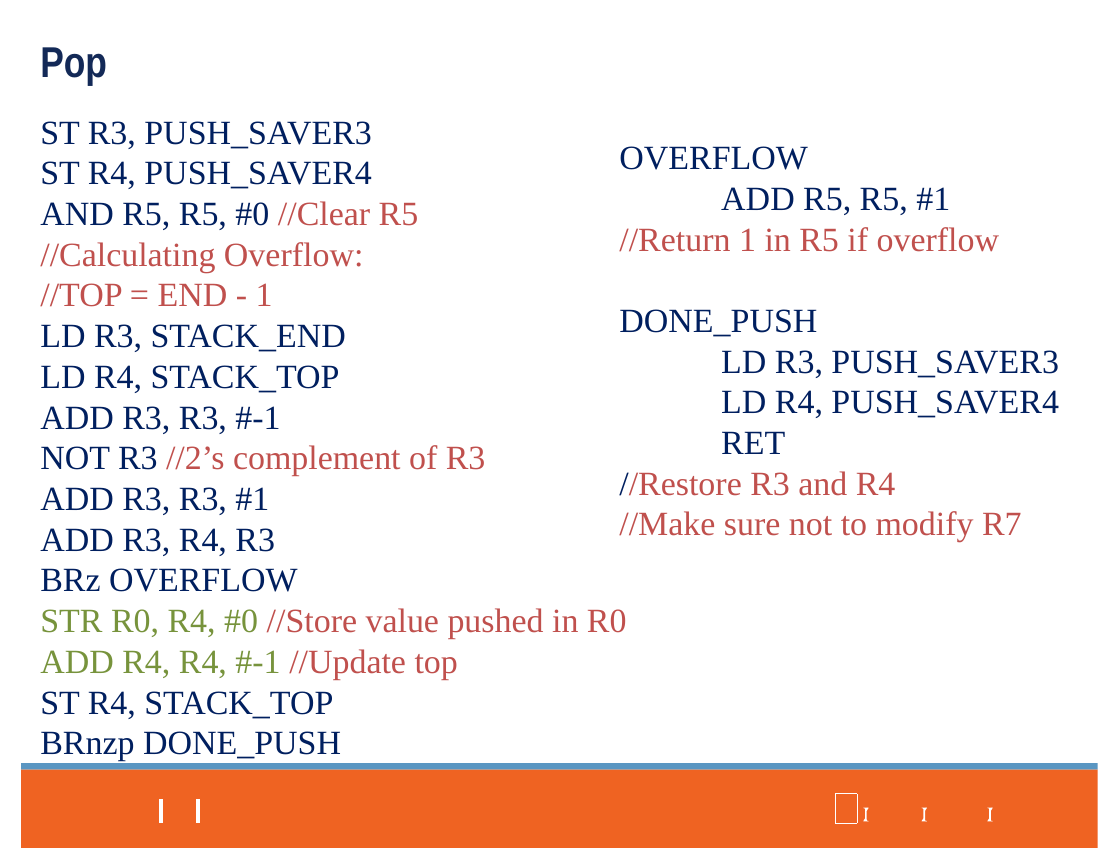
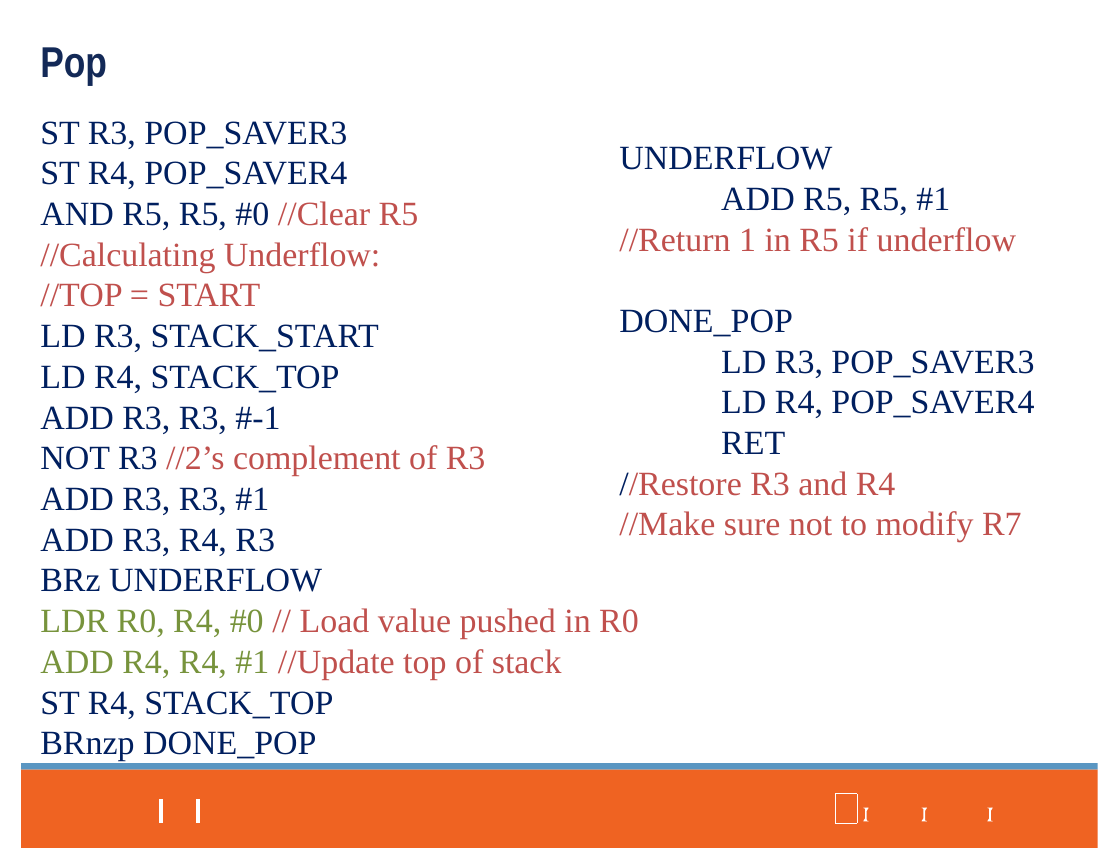
Before and after one commit to ryan10day/new_website, a slide deck: slide 22 of assets/files/HKNECE220ReviewSession1SP21.pptx (slide 21 before the commit). Drawn at 1120x865 pixels with LibreOffice and Linux fonts; fonts in the diff are those of the drawing; background and template pictures are left out. Boxes give left, top, right and bottom in pixels: in the first picture for what was removed or moved away, otherwise in the second. Text is boxed around its words. In the diff, an @@ line names an element or a change of style, - is before the commit and + after.

```diff
--- a/assets/files/HKNECE220ReviewSession1SP21.pptx
+++ b/assets/files/HKNECE220ReviewSession1SP21.pptx
@@ text at [40,121,347,189]: text changed @@
-ST R3, PUSH_SAVER3
-ST R4, PUSH_SAVER4
+ST R3, POP_SAVER3
+ST R4, POP_SAVER4
@@ text at [619,146,832,170]: text changed @@
-OVERFLOW
+UNDERFLOW
@@ text at [619,227,1034,418]: text changed @@
-//Return 1 in R5 if overflow
-DONE_PUSH
-LD R3, PUSH_SAVER3
-LD R4, PUSH_SAVER4
+//Return 1 in R5 if underflow
+DONE_POP
+LD R3, POP_SAVER3
+LD R4, POP_SAVER4
@@ text at [40,242,380,352]: text changed @@
-//Calculating Overflow:
-//TOP = END - 1
-LD R3, STACK_END
+//Calculating Underflow:
+//TOP = START
+LD R3, STACK_START
@@ text at [40,568,639,680]: text changed @@
-BRz OVERFLOW
-STR R0, R4, #0 //Store value pushed in R0
-ADD R4, R4, #-1 //Update top
+BRz UNDERFLOW
+LDR R0, R4, #0 // Load value pushed in R0
+ADD R4, R4, #1 //Update top of stack
@@ text at [40,731,317,762]: text changed @@
-BRnzp DONE_PUSH
+BRnzp DONE_POP
```
Also in this commit, not shown: 2 other slides changed, 1 slide added.
